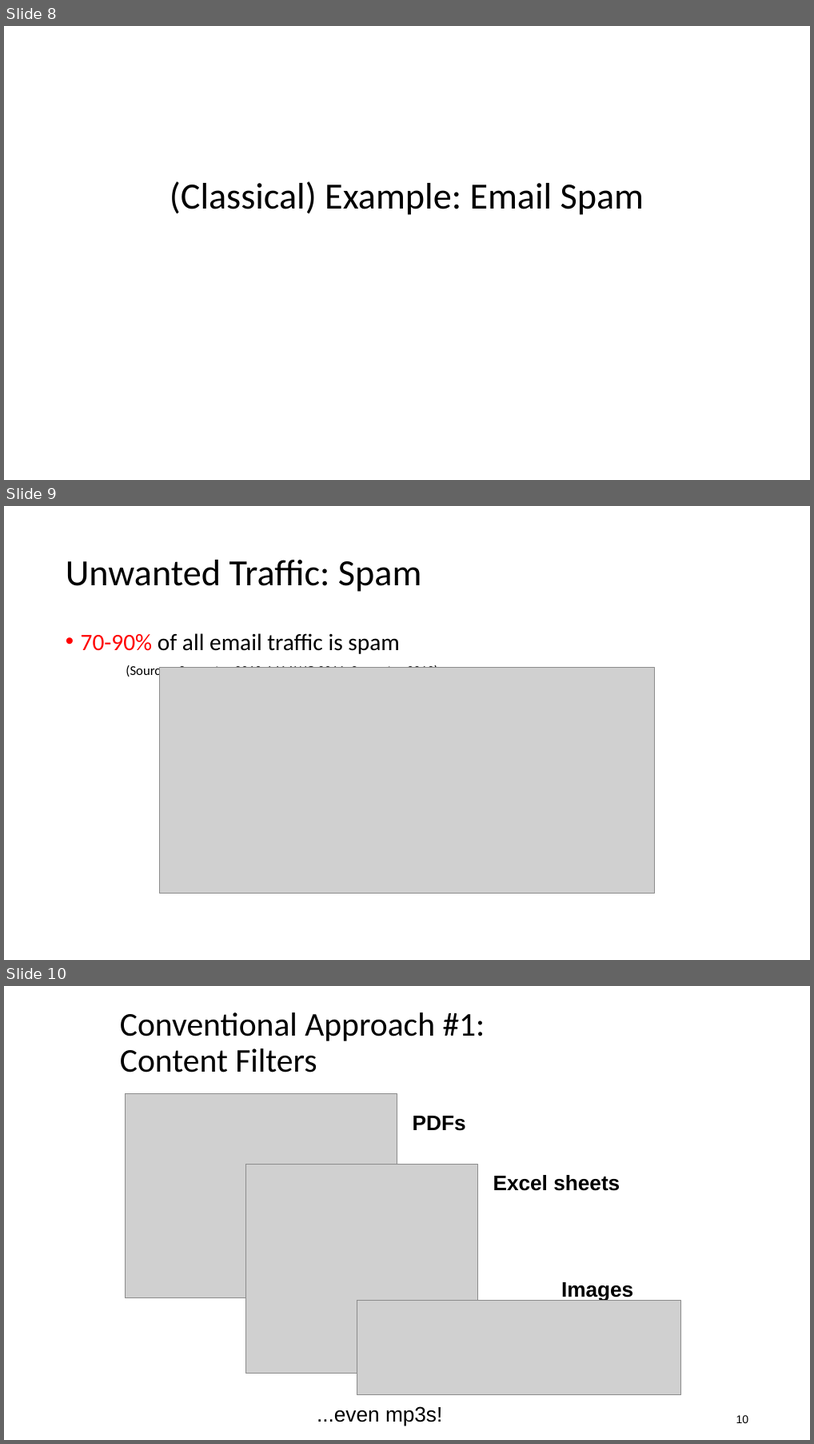
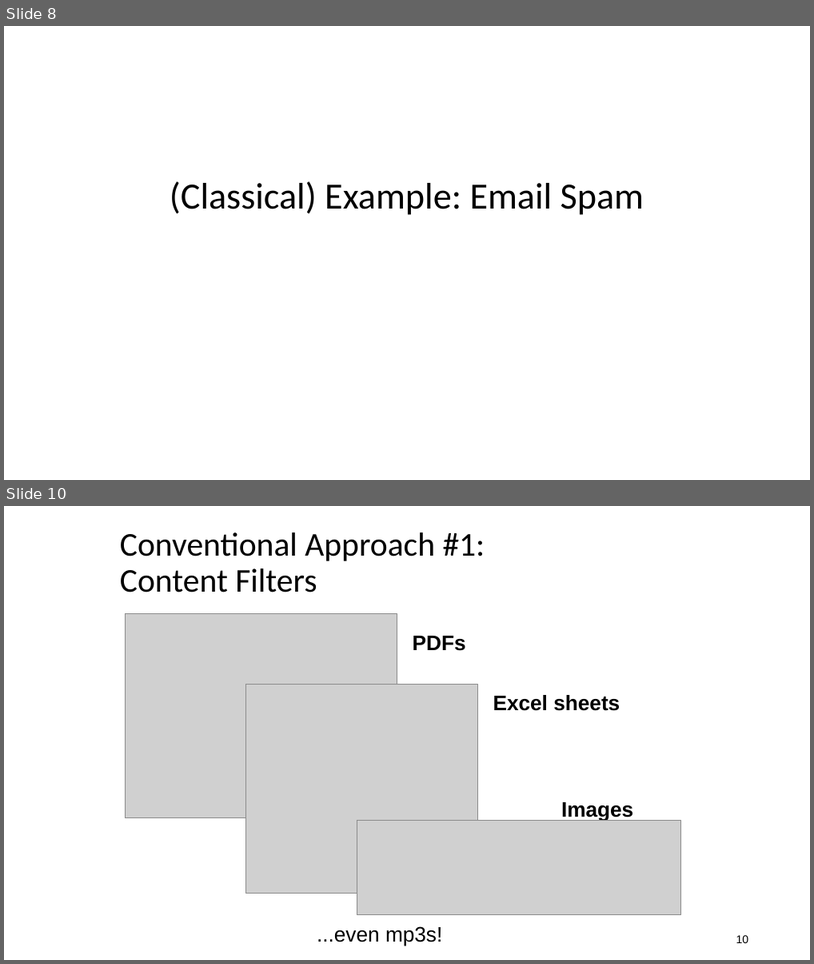
Before and after one commit to noise-lab/ml-systems, a slide deck: docs/slides/02-security.pptx. Shown one above the other, each under a label of ours: slides 8, 9 and 10 before the commit, slides 8 and 10 after it; the slides between them are not shown. The pictures are 814x1444 and 814x964 pixels, drawn with LibreOffice and Linux fonts; fonts in the diff are those of the drawing; grey boxes stand for pictures. Boxes give left, top, right and bottom in pixels: in the first picture for what was removed or moved away, otherwise in the second. Text is boxed around its words. In the diff, an @@ line names an element or a change of style, - is before the commit and + after.

Commit message:
new slide for spam statistucs

```diff
--- a/docs/slides/02-security.pptx
+++ b/docs/slides/02-security.pptx
@@ slide 9 removed at bbox=[4, 506, 810, 960], background #FFFFFF @@
@@ title removed at bbox=[66, 560, 422, 592] @@
-Unwanted Traffic: Spam
@@ text removed at bbox=[81, 633, 438, 678] @@
-• 70-90% of all email traffic is spam
-(Sources: Symantec 2010, MAAWG 2011, Symantec 2013)
@@ picture removed at bbox=[160, 668, 655, 892] @@
```
Also in this commit, not shown: 1 slide added.
